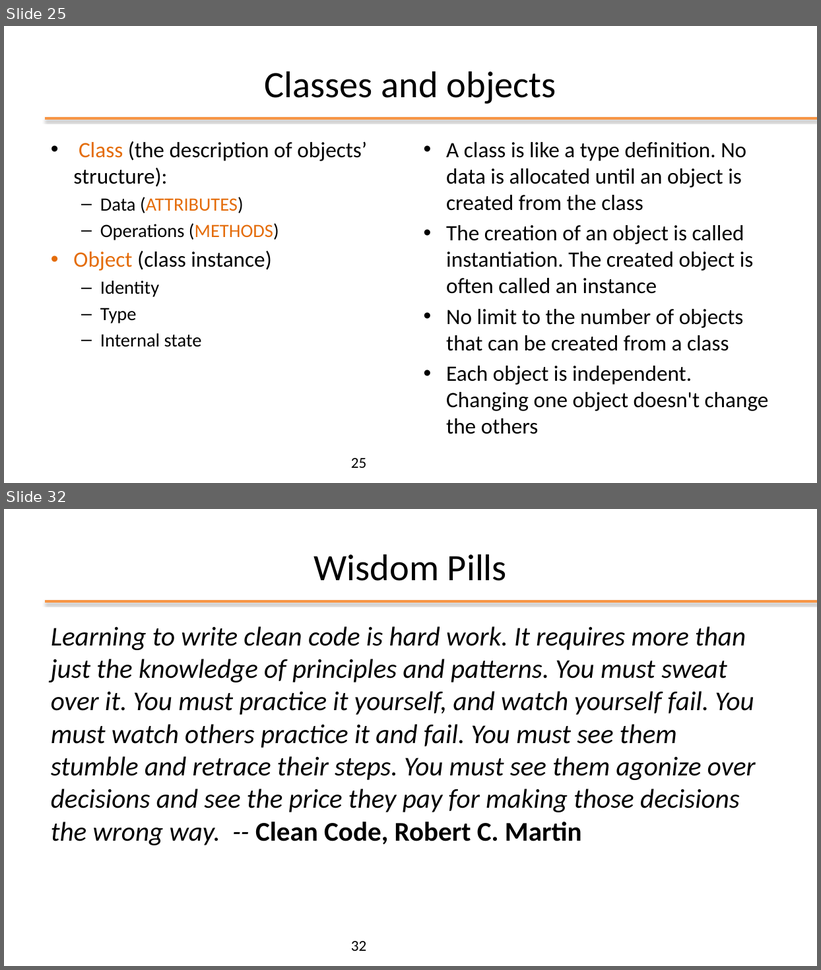
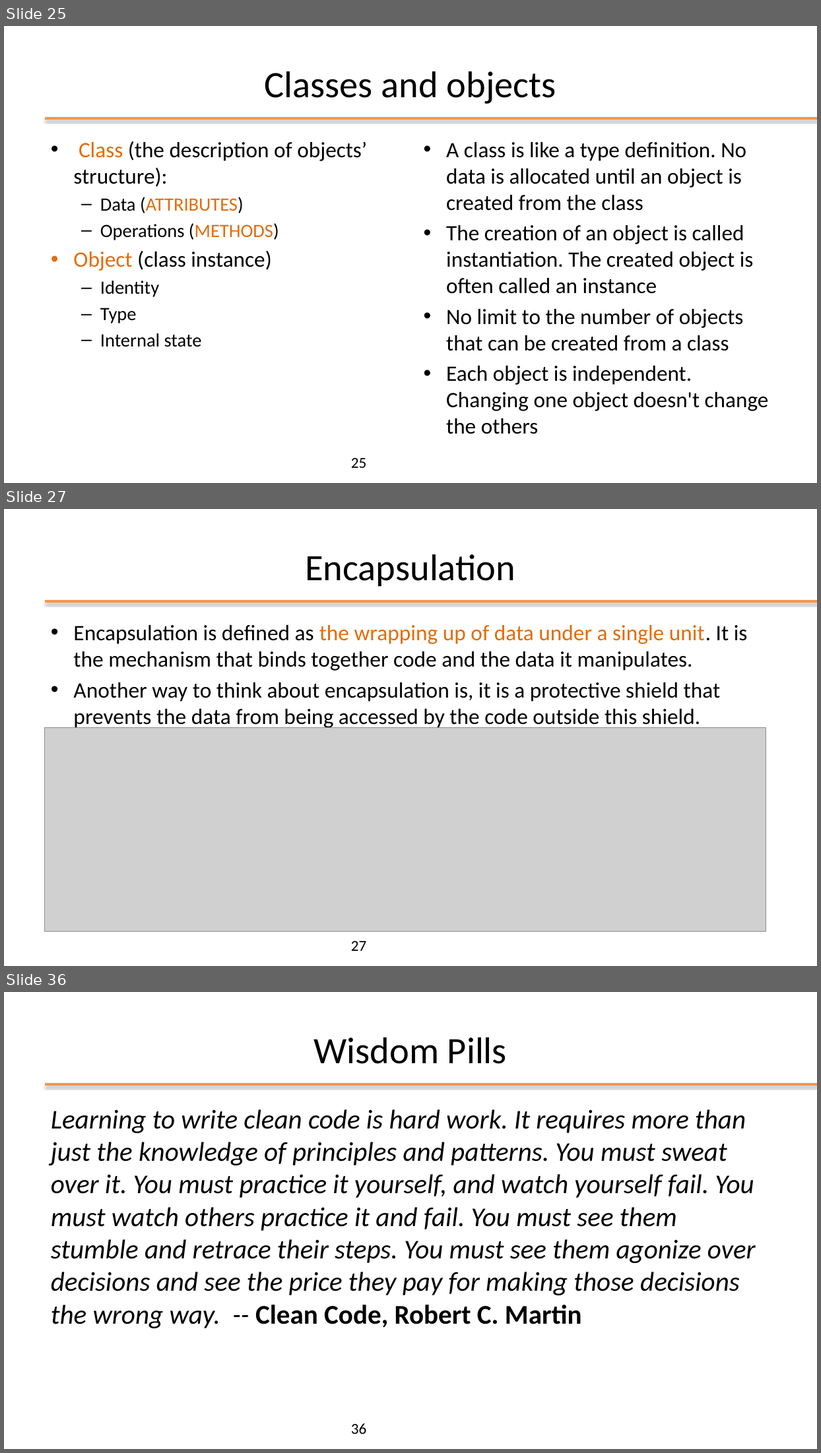
Before and after one commit to plctechnician/ooprogramming, a slide deck: java/slides/ppt/01 - Java From Functions to Objects.pptx. Shown one above the other, each under a label of ours: slides 25 and 32 before the commit, slides 25, 27 and 36 after it; the slides between them are not shown. The pictures are 821x970 and 821x1453 pixels, drawn with LibreOffice and Linux fonts; fonts in the diff are those of the drawing; grey boxes stand for pictures; background and template pictures are left out. Boxes give left, top, right and bottom in pixels: in the first picture for what was removed or moved away, otherwise in the second. Text is boxed around its words. In the diff, an @@ line names an element or a change of style, - is before the commit and + after.

```diff
--- a/java/slides/ppt/01 - Java From Functions to Objects.pptx
+++ b/java/slides/ppt/01 - Java From Functions to Objects.pptx
@@ slide 27 added at (x1=4, y1=509, x2=817, y2=966), background #FFFFFF; not listed: 1 template element that a slide beside it also shows @@
@@ title added at (x1=305, y1=554, x2=516, y2=586), 44 pt, text #000000 @@
+Encapsulation
@@ text added at (x1=73, y1=625, x2=748, y2=730), 26 pt, text #000000 @@
+• Encapsulation is defined as the wrapping up of data under a single unit. It is the mechanism that binds together code and the data it manipulates.
+• Another way to think about encapsulation is, it is a protective shield that prevents the data from being accessed by the code outside this shield.
@@ picture added at (x1=45, y1=728, x2=766, y2=931) @@
@@ page number added at (x1=351, y1=941, x2=366, y2=951), 18 pt, text #000000 @@
+27
@@ what was slide 32 is now slide 36 @@
@@ page number at (x1=351, y1=1424, x2=366, y2=1434): text changed @@
-32
+36
```
Also in this commit, not shown: 4 slides changed, 7 other slides added, 4 slides removed, 4 other files.
